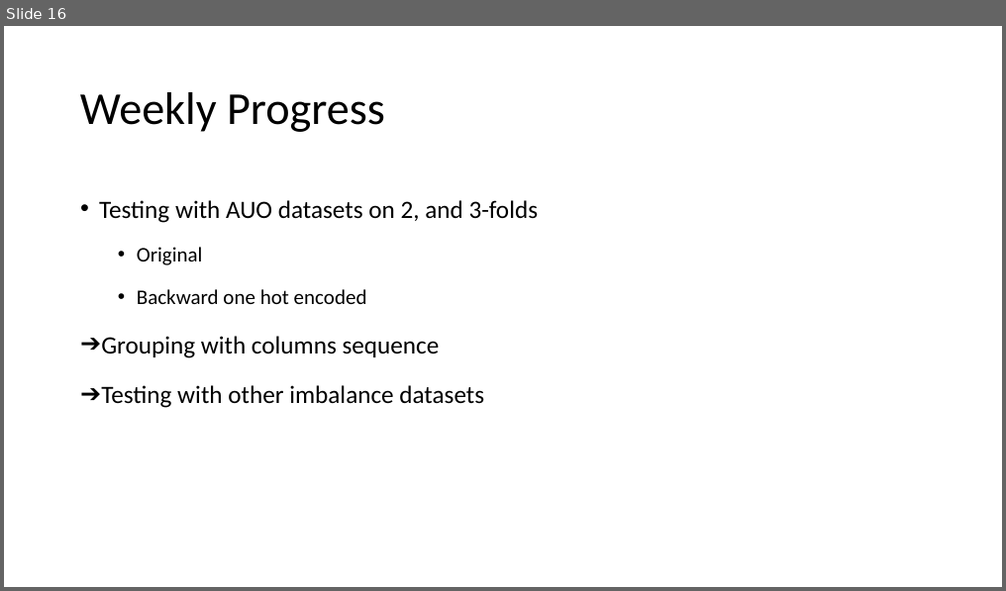
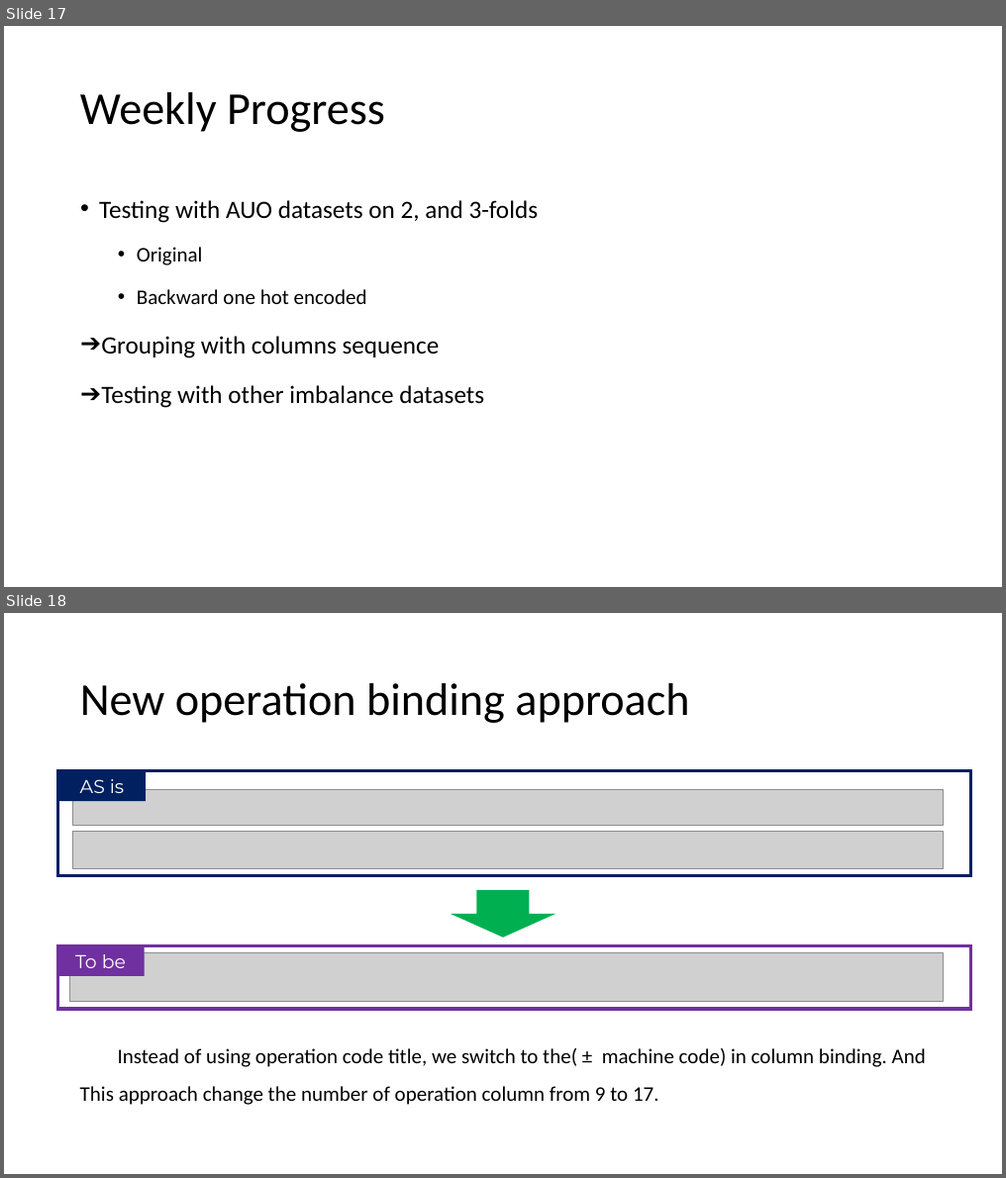
Before and after one commit to R64825/NTUIIE-Research, a slide deck: ppt/2022-10 meeting.pptx. Shown one above the other, each under a label of ours: slide 16 before the commit, slides 17 and 18 after it. The pictures are 1006x591 and 1006x1178 pixels, drawn with LibreOffice and Linux fonts; fonts in the diff are those of the drawing; grey boxes stand for pictures. Boxes give left, top, right and bottom in pixels: in the first picture for what was removed or moved away, otherwise in the second. Text is boxed around its words. In the diff, an @@ line names an element or a change of style, - is before the commit and + after.

```diff
--- a/ppt/2022-10 meeting.pptx
+++ b/ppt/2022-10 meeting.pptx
@@ slide 18 added at <box>4,613,1002,1174</box>, background #FFFFFF @@
@@ title added at <box>80,683,689,723</box>, 44 pt, text #000000 @@
+New operation binding approach
@@ rectangle added at <box>58,771,971,875</box>, outline #002060 3 pt @@
@@ rectangle added at <box>58,771,147,801</box>, fill #002060, 18 pt, text #FFFFFF @@
+AS is
@@ picture added at <box>72,789,944,826</box> @@
@@ picture added at <box>72,831,944,869</box> @@
@@ down arrow added at <box>450,891,555,938</box>, fill #00B050 @@
@@ rectangle added at <box>57,947,145,976</box>, fill #7030A0, 18 pt, text #FFFFFF @@
+To be
@@ rectangle added at <box>58,947,971,1009</box>, outline #7030A0 3 pt @@
@@ picture added at <box>70,953,944,1001</box> @@
@@ text added at <box>80,1049,926,1105</box>, 20 pt, text #000000 @@
+Instead of using operation code title, we switch to the( ± machine code) in column binding. And This approach change the number of operation column from 9 to 17.
@@ what was slide 16 is now slide 17 @@
```
Also in this commit, not shown: 5 other slides added, 5 other files.
